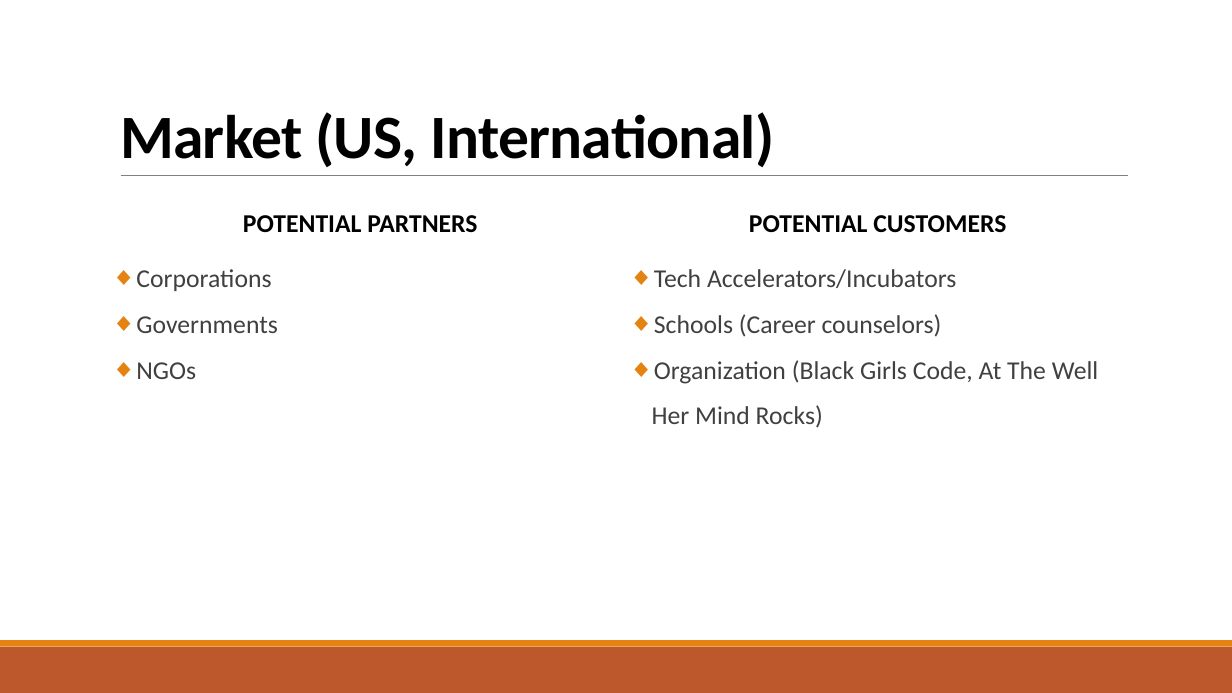
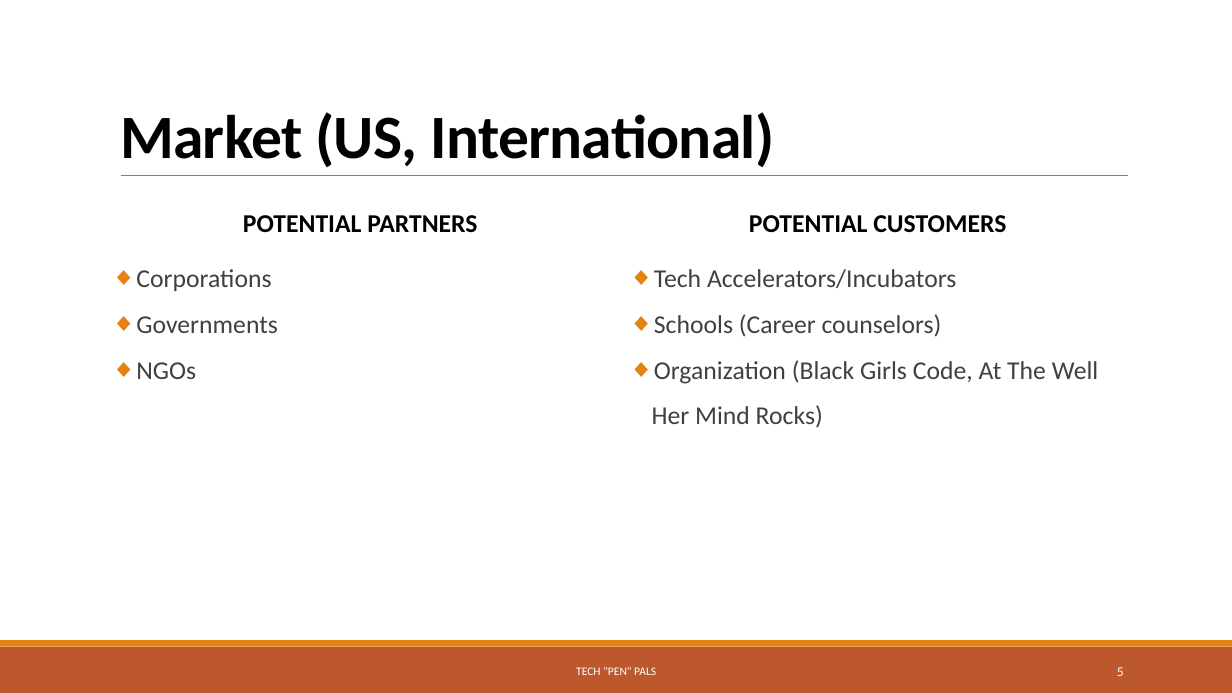
Before and after one commit to madlene/Tech_PenPals, a slide deck: slide 5 of Slides.pptx. Drawn at 1232x693 pixels with LibreOffice and Linux fonts; fonts in the diff are those of the drawing. Boxes give left, top, right and bottom in pixels: in the first picture for what was removed or moved away, otherwise in the second. Text is boxed around its words. In the diff, an @@ line names an element or a change of style, - is before the commit and + after.

```diff
--- a/Slides.pptx
+++ b/Slides.pptx
@@ text added at bbox=[576, 667, 656, 675], 9 pt, text #FFFFFF @@
+TECH "PEN" PALS
@@ page number added at bbox=[1117, 667, 1124, 676], 10.5 pt, text #FFFFFF @@
+5
```
Also in this commit, not shown: 5 other slides changed, 1 slide added, 1 slide removed.
